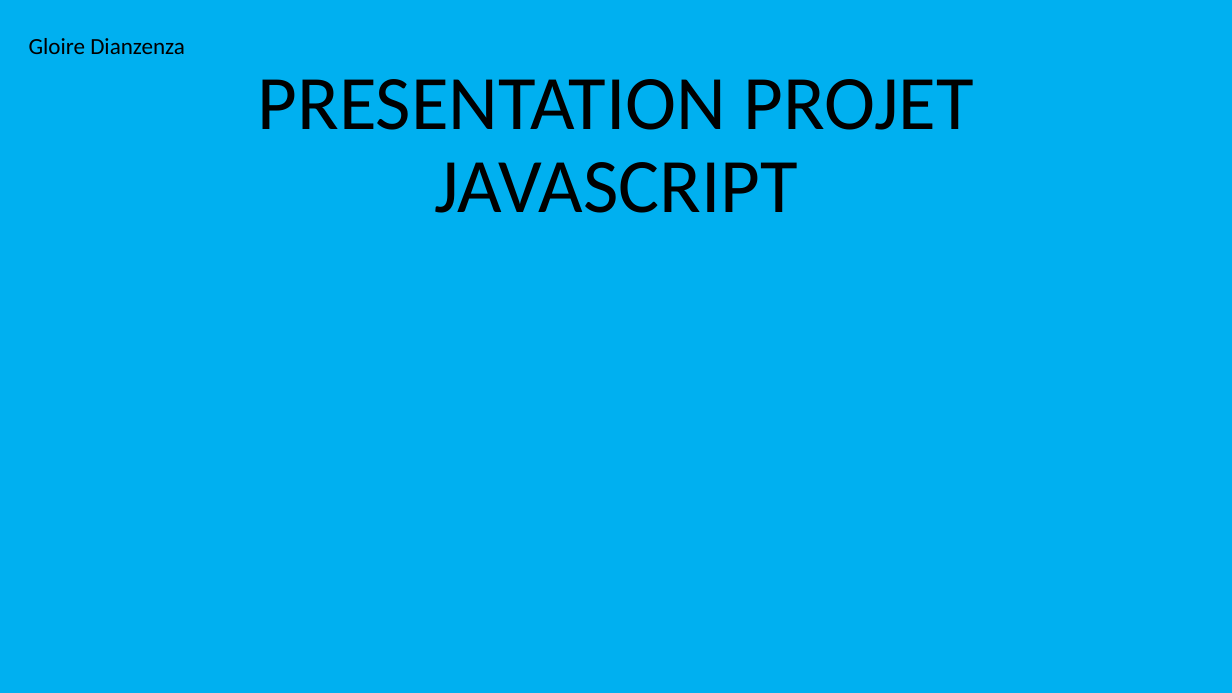
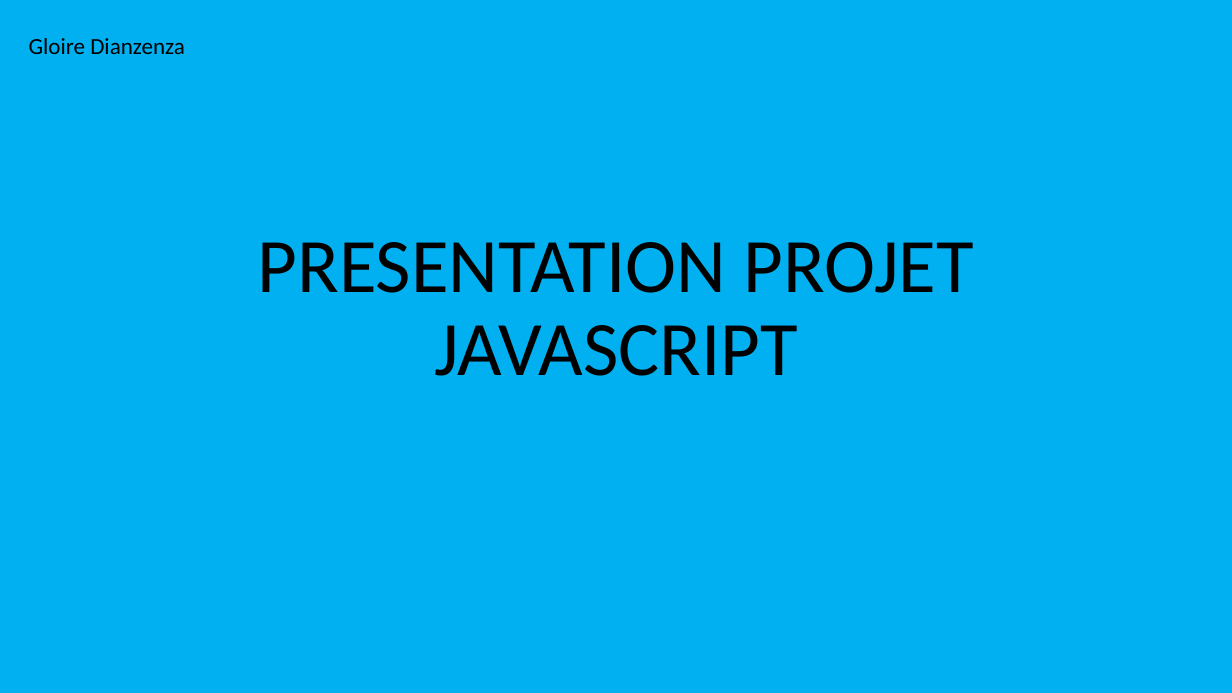
Before and after one commit to GloireDianzenza/ProjetKanap, a slide deck: slide 1 of PRESENTATION PROJET JAVASCRIPT.odp. Drawn at 1232x693 pixels with LibreOffice and Linux fonts; fonts in the diff are those of the drawing. Boxes give left, top, right and bottom in pixels: in the first picture for what was removed or moved away, otherwise in the second. Text is boxed around its words. In the diff, an @@ line names an element or a change of style, - is before the commit and + after.

Commit message:
dd

```diff
--- a/PRESENTATION PROJET JAVASCRIPT.odp
+++ b/PRESENTATION PROJET JAVASCRIPT.odp
@@ title "PRESENTATION PROJET JAVASCRIPT": place and size @@
-title "PRESENTATION PROJET JAVASCRIPT" at box(258, 79, 973, 213)
+title "PRESENTATION PROJET JAVASCRIPT" at box(258, 242, 973, 376)
```
Also in this commit, not shown: 3 slides added.
